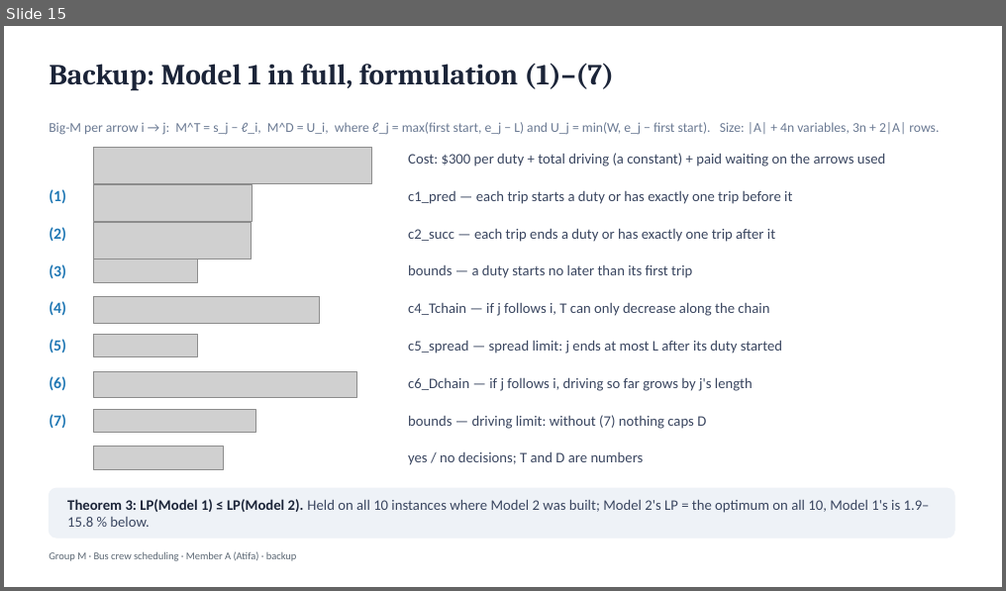
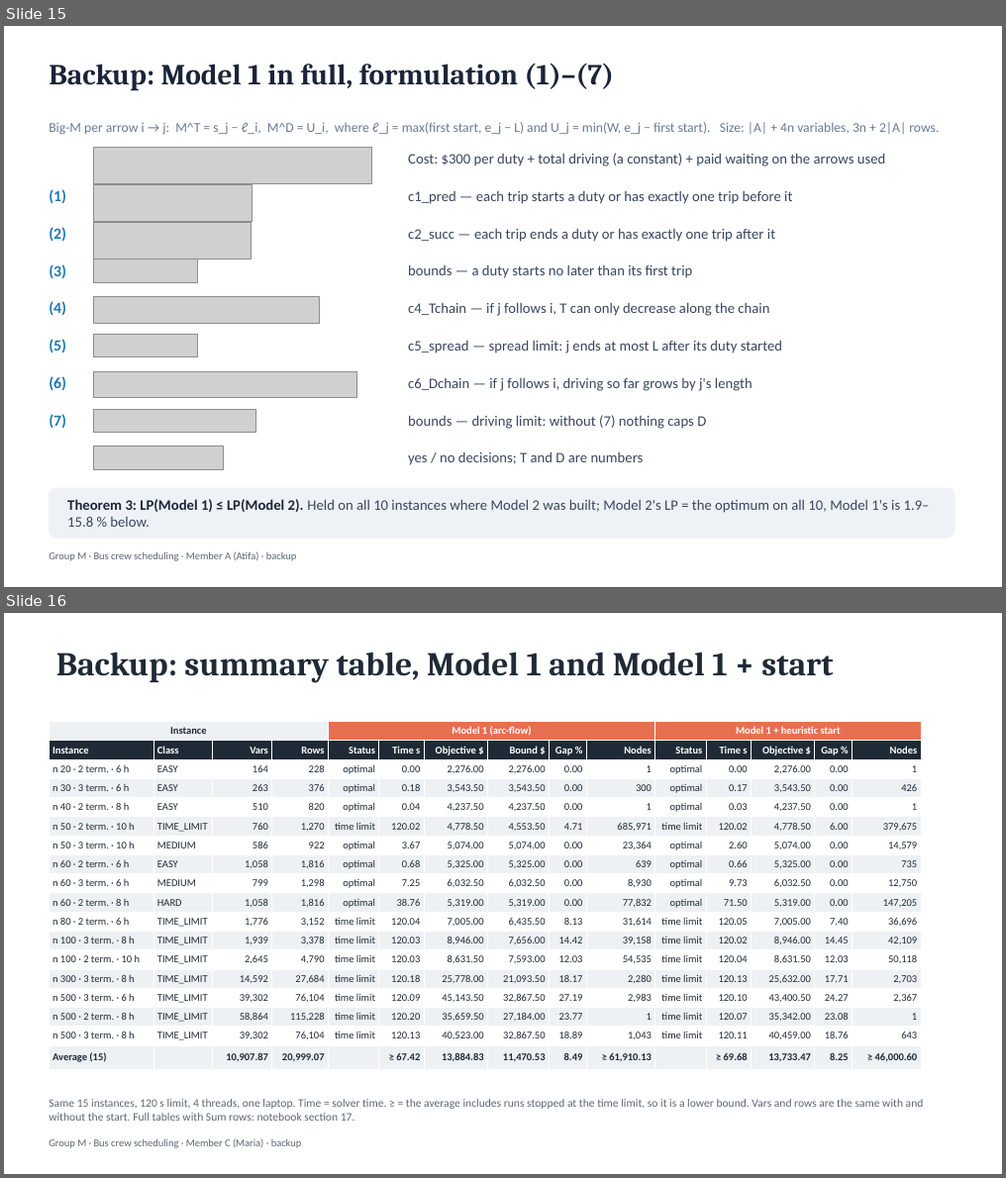
Before and after one commit to mariaakhoury/crew-scheduling, a slide deck: slides/slides_groupM.pptx. Shown one above the other, each under a label of ours: slide 15 before the commit, slides 15 and 16 after it. The pictures are 1006x591 and 1006x1178 pixels, drawn with LibreOffice and Linux fonts; fonts in the diff are those of the drawing; grey boxes stand for pictures. Boxes give left, top, right and bottom in pixels: in the first picture for what was removed or moved away, otherwise in the second. Text is boxed around its words. In the diff, an @@ line names an element or a change of style, - is before the commit and + after.

```diff
--- a/slides/slides_groupM.pptx
+++ b/slides/slides_groupM.pptx
@@ slide 16 added at bbox=[4, 613, 1002, 1174], background #FFFFFF @@
@@ title added at bbox=[56, 652, 833, 683], 32 pt, text #1F2A36, bold @@
+Backup: summary table, Model 1 and Model 1 + start
@@ table added at bbox=[49, 722, 921, 1066], 18 rows, 15 columns @@
+Instance |  |  |  | Model 1 (arc-flow) |  |  |  |  |  | Model 1 + heuristic start |  |  |  | 
+Instance | Class | Vars | Rows | Status | Time s | Objective $ | Bound $ | Gap % | Nodes | Status | Time s | Objective $ | Gap % | Nodes
+n 20 · 2 term. · 6 h | EASY | 164 | 228 | optimal | 0.00 | 2,276.00 | 2,276.00 | 0.00 | 1 | optimal | 0.00 | 2,276.00 | 0.00 | 1
+n 30 · 3 term. · 6 h | EASY | 263 | 376 | optimal | 0.18 | 3,543.50 | 3,543.50 | 0.00 | 300 | optimal | 0.17 | 3,543.50 | 0.00 | 426
+n 40 · 2 term. · 8 h | EASY | 510 | 820 | optimal | 0.04 | 4,237.50 | 4,237.50 | 0.00 | 1 | optimal | 0.03 | 4,237.50 | 0.00 | 1
+n 50 · 2 term. · 10 h | TIME_LIMIT | 760 | 1,270 | time limit | 120.02 | 4,778.50 | 4,553.50 | 4.71 | 685,971 | time limit | 120.02 | 4,778.50 | 6.00 | 379,675
+n 50 · 3 term. · 10 h | MEDIUM | 586 | 922 | optimal | 3.67 | 5,074.00 | 5,074.00 | 0.00 | 23,364 | optimal | 2.60 | 5,074.00 | 0.00 | 14,579
+n 60 · 2 term. · 6 h | EASY | 1,058 | 1,816 | optimal | 0.68 | 5,325.00 | 5,325.00 | 0.00 | 639 | optimal | 0.66 | 5,325.00 | 0.00 | 735
+n 60 · 3 term. · 6 h | MEDIUM | 799 | 1,298 | optimal | 7.25 | 6,032.50 | 6,032.50 | 0.00 | 8,930 | optimal | 9.73 | 6,032.50 | 0.00 | 12,750
+n 60 · 2 term. · 8 h | HARD | 1,058 | 1,816 | optimal | 38.76 | 5,319.00 | 5,319.00 | 0.00 | 77,832 | optimal | 71.50 | 5,319.00 | 0.00 | 147,205
+n 80 · 2 term. · 6 h | TIME_LIMIT | 1,776 | 3,152 | time limit | 120.04 | 7,005.00 | 6,435.50 | 8.13 | 31,614 | time limit | 120.05 | 7,005.00 | 7.40 | 36,696
+n 100 · 3 term. · 8 h | TIME_LIMIT | 1,939 | 3,378 | time limit | 120.03 | 8,946.00 | 7,656.00 | 14.42 | 39,158 | time limit | 120.02 | 8,946.00 | 14.45 | 42,109
+n 100 · 2 term. · 10 h | TIME_LIMIT | 2,645 | 4,790 | time limit | 120.03 | 8,631.50 | 7,593.00 | 12.03 | 54,535 | time limit | 120.04 | 8,631.50 | 12.03 | 50,118
+n 300 · 3 term. · 8 h | TIME_LIMIT | 14,592 | 27,684 | time limit | 120.18 | 25,778.00 | 21,093.50 | 18.17 | 2,280 | time limit | 120.13 | 25,632.00 | 17.71 | 2,703
+n 500 · 3 term. · 6 h | TIME_LIMIT | 39,302 | 76,104 | time limit | 120.09 | 45,143.50 | 32,867.50 | 27.19 | 2,983 | time limit | 120.10 | 43,400.50 | 24.27 | 2,367
+n 500 · 2 term. · 8 h | TIME_LIMIT | 58,864 | 115,228 | time limit | 120.20 | 35,659.50 | 27,184.00 | 23.77 | 1 | time limit | 120.07 | 35,342.00 | 23.08 | 1
+n 500 · 3 term. · 8 h | TIME_LIMIT | 39,302 | 76,104 | time limit | 120.13 | 40,523.00 | 32,867.50 | 18.89 | 1,043 | time limit | 120.11 | 40,459.00 | 18.76 | 643
+Average (15) |  | 10,907.87 | 20,999.07 |  | ≥ 67.42 | 13,884.83 | 11,470.53 | 8.49 | ≥ 61,910.13 |  | ≥ 69.68 | 13,733.47 | 8.25 | ≥ 46,000.60
@@ text added at bbox=[49, 1099, 924, 1121], 11 pt, text #5B6773 @@
+Same 15 instances, 120 s limit, 4 threads, one laptop. Time = solver time. ≥ = the average includes runs stopped at the time limit, so it is a lower bound. Vars and rows are the same with and without the start. Full tables with Sum rows: notebook section 17.
@@ text added at bbox=[49, 1139, 302, 1149], 10 pt, text #5B6773 @@
+Group M · Bus crew scheduling · Member C (Maria) · backup
```
Also in this commit, not shown: 2 slides changed, 1 other slide added, 4 other files.
